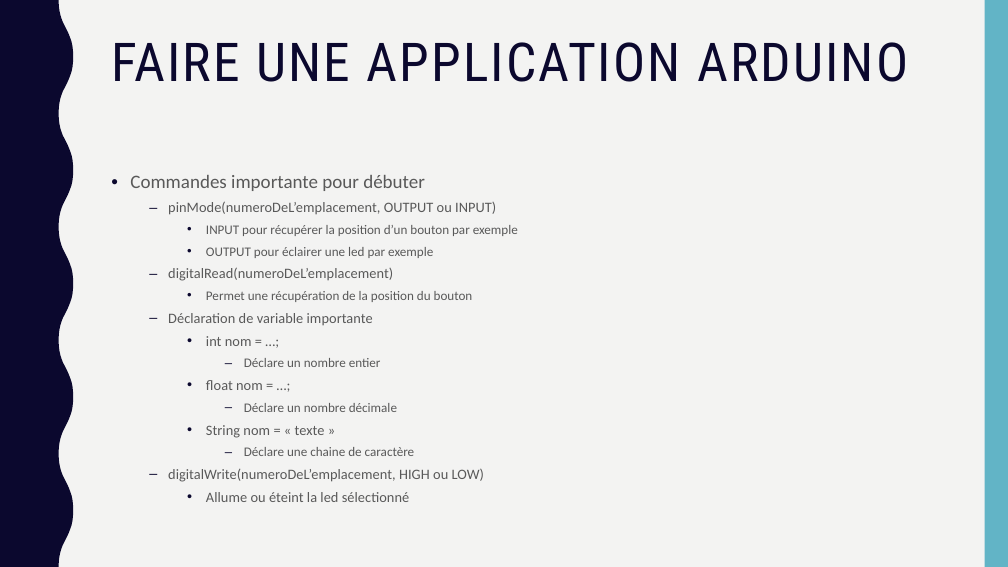
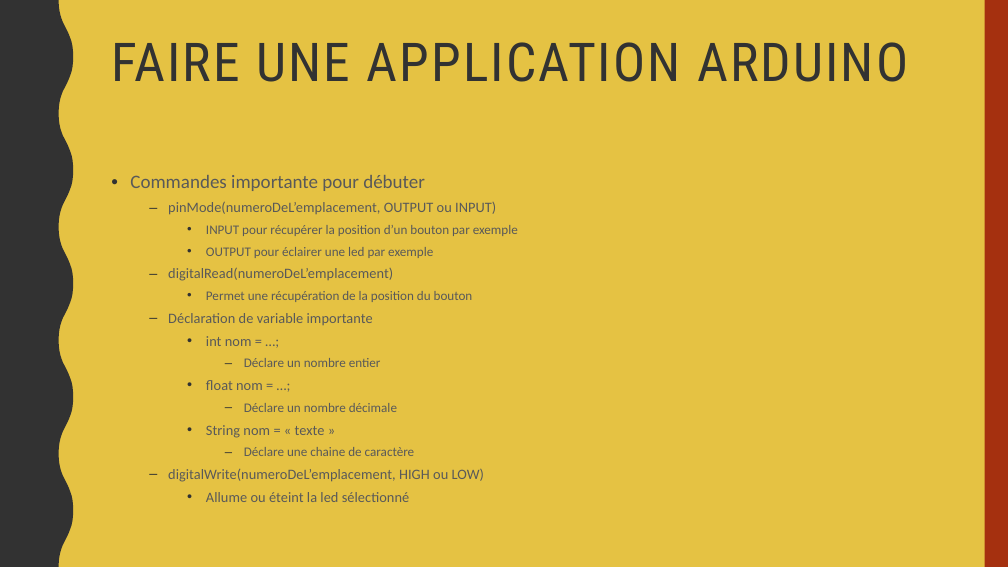
Before and after one commit to PandaPoPy/arduino_thinkcode, a slide deck: slide 9 of cours/Irondelle.pptx. Drawn at 1008x567 pixels with LibreOffice and Linux fonts; fonts in the diff are those of the drawing. Boxes give left, top, right and bottom in pixels: in the first picture for what was removed or moved away, otherwise in the second. Text is boxed around its words. In the diff, an @@ line names an element or a change of style, - is before the commit and + after.

```diff
--- a/cours/Irondelle.pptx
+++ b/cours/Irondelle.pptx
@@ background #F3F3F2 to #E5C243 @@
@@ freeform shape at (0,0,73,567): fill #0B082E to #323232 @@
@@ rectangle at (985,0,1008,567): fill #62B4C6 to #A5300F @@
@@ title "FAIRE UNE APPLICATION ARDUINO" at (111,42,908,82): text colour #0B082E to #323232 @@
@@ text "Commandes importante pour débuter" at (130,175,518,502): bullet colour #0B082E to #323232 @@
```
Also in this commit, not shown: 12 other slides changed, 9 other files.
